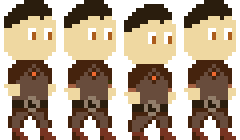
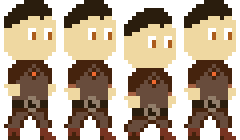
Layered file, before and after one edit (w=240, h=140). Changes by layer:
added layer "v9" above "v8" over <box>4,4,208,140</box>
hid "v7", painted on it over <box>4,4,208,140</box>
